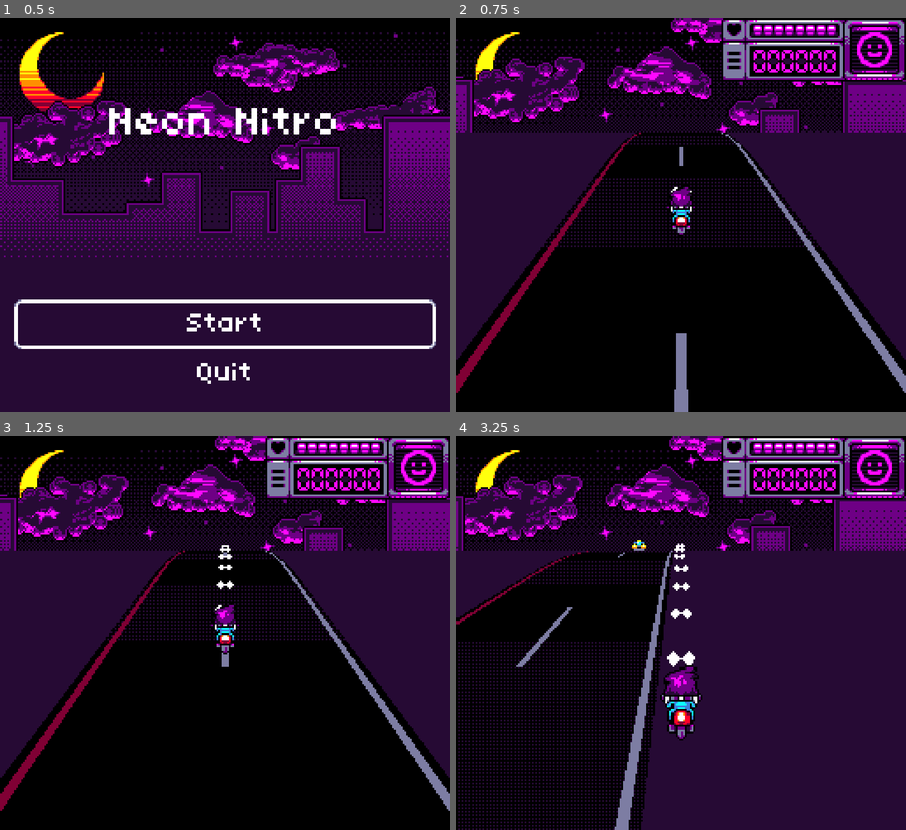
Above: before the commit, frames 1-4 (two rows, left to right).
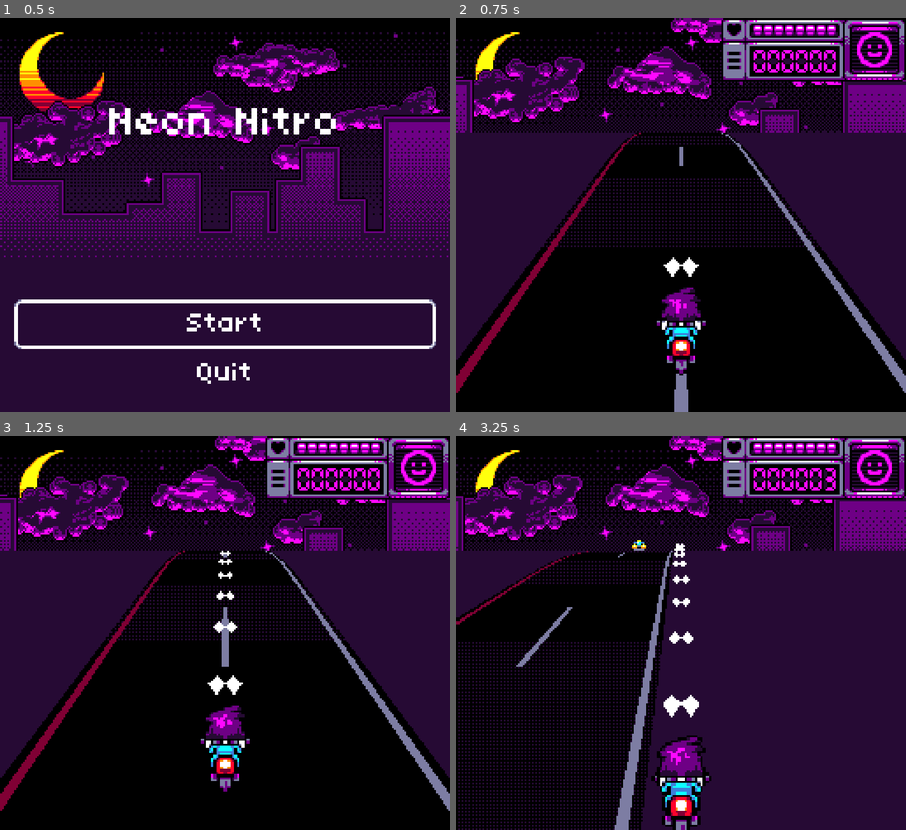
Above: after the commit, the same moments.

Repository: many-hats-team/lospecjam2
Game: Godot game, scene res://scenes/main.tscn
Two runs of this game, one before a commit and one after it. Both use one fixed random seed, a clock stepped at 60 frames per second and the inputs below.
Inputs:
- Up to frame 1 (0.5 s): no input
- Up to frame 2 (0.75 s): click "Start" at 0.5 s
- Up to frame 3 (1.25 s): no input
- Up to frame 4 (3.25 s): hold D (player_right) 1.28-2.03 s; hold S (player_down) 2.03-2.78 s; hold D (player_right) from 2.78 s (still down)

Frame 1 is identical in both runs. In frame 2, 1.7% of the frame differs, in the area x 44-56%, y 42-91%; in frame 3, 1.9%; in frame 4, 3.6%, in the area x 1-84%, y 8-100%.

Commit message:
Add game win sequence

Diff:
--- a/project/scenes/game.tscn
+++ b/project/scenes/game.tscn
@@ -90,7 +90,7 @@
 parallax_path = NodePath("../../ParallaxBackground")
 
 [node name="Player" parent="MainLayer/World" instance=ExtResource("8_j03ps")]
-transform = Transform3D(1, 0, 0, 0, 1, 0, 0, 0, 1, 0, 0.237524, 0)
+transform = Transform3D(1, 0, 0, 0, 1, 0, 0, 0, 1, 0, 0.237524, 3)
 collision_mask = 37
 
 [node name="DirectionalLight3D" type="DirectionalLight3D" parent="MainLayer/World"]
--- a/project/scripts/components/enemy_spawner.gd
+++ b/project/scripts/components/enemy_spawner.gd
@@ -12,6 +12,7 @@
 func _ready() -> void:
 	assert(source_node)
 	timeout.connect(_on_timeout)
+	mgmt.boss_died.connect(stop)
 
 
 func _on_timeout() -> void:
--- a/project/scripts/game_manager.gd
+++ b/project/scripts/game_manager.gd
@@ -4,6 +4,9 @@
 signal quit_to_main_menu
 signal boss_health_changed(hp: int)
 signal boss_spawned
+signal boss_died
+signal game_over_win
+signal game_over_lose
 
 # Read-Only Signals: Below signals should only be emitted from this script
 signal paused
--- a/project/scripts/objects/boss.gd
+++ b/project/scripts/objects/boss.gd
@@ -66,6 +66,7 @@
 	mgmt.boss_health_changed.emit(stages.size() - stage)
 
 	if is_dead():
+		mgmt.boss_died.emit()
 		queue_free()
 	else:
 		var res := stages[stage]
--- a/project/scripts/objects/enemy.gd
+++ b/project/scripts/objects/enemy.gd
@@ -14,6 +14,8 @@
 	sprite.frame_start = posmod(randi(), 5) * 4
 	sprite.frame_end = sprite.frame_start + 1
 
+	mgmt.boss_died.connect(_on_death)
+
 
 func _physics_process(_delta: float) -> void:
 	move_and_slide()
--- a/project/scripts/objects/player.gd
+++ b/project/scripts/objects/player.gd
@@ -14,6 +14,10 @@
 const RECOVER_DURATION_S := 1.0
 const IFRAME_DURATION_S := 2.0
 
+const WIN_DELAY_S := 1.0
+const WIN_POSITION_Z := -50.0
+const WIN_DURATION_S := 5.0
+
 @export var image_center: Image
 @export var image_left: Image
 @export var image_right: Image
@@ -27,6 +31,7 @@
 
 var is_input_enabled := true
 var is_in_hit_animation := false
+var is_game_over := false
 
 func _ready() -> void:
 	assert(sprite)
@@ -35,13 +40,15 @@
 	mgmt.set_player(self)
 	sprite.texture = texture_center
 
+	mgmt.boss_died.connect(_on_boss_died)
+
 
 func get_input_vector() -> Vector2:
 	return Input.get_vector("player_left", "player_right", "player_up", "player_down")
 
 
 func _physics_process(delta: float) -> void:
-	if is_input_enabled:
+	if is_input_enabled and not is_game_over:
 		var target_velocity := get_input_vector() * MOVE_INPUT_SCALE
 		var weight = pow(MOVE_LERP_BASE, delta * MOVE_LERP_SCALE)
 		velocity.x = lerpf(target_velocity.x, velocity.x, weight)
@@ -58,7 +65,7 @@
 
 
 func _on_hit() -> void:
-	if is_in_hit_animation:
+	if is_in_hit_animation or is_game_over:
 		return
 
 	mgmt.add_life(-1)
@@ -99,3 +106,29 @@
 	await sprite.blink(IFRAME_DURATION_S)
 
 	is_in_hit_animation = false
+
+
+func _on_boss_died() -> void:
+	is_game_over = true
+
+	sprite.texture = texture_center
+
+	# disable collision
+	collision_mask = 0
+	collision_layer = 0
+
+	# wait until any hit animation is done
+	while is_in_hit_animation:
+		await get_tree().process_frame
+
+	await get_tree().create_timer(WIN_DELAY_S).timeout
+
+	await create_tween()\
+		.tween_property(self, "position:z", WIN_POSITION_Z, WIN_DURATION_S)\
+		.set_ease(Tween.EASE_IN)\
+		.set_trans(Tween.TRANS_LINEAR)\
+		.finished
+
+	mgmt.game_over_win.emit()
+
+	print("You win")
--- a/project/scripts/objects/weapon.gd
+++ b/project/scripts/objects/weapon.gd
@@ -25,6 +25,12 @@
 	assert(burst_timer)
 	weapon = weapon
 
+	mgmt.boss_died.connect(_disable_weapons)
+
+
+func _disable_weapons() -> void:
+	reload_timer.stop()
+	burst_timer.stop()
 
 
 func _on_timer_timeout() -> void:
--- a/project/scripts/ui/boss_ui.gd
+++ b/project/scripts/ui/boss_ui.gd
@@ -15,12 +15,9 @@
 
 func _ready() -> void:
 	visible = false
-	mgmt.boss_spawned.connect(_on_spawned)
+	mgmt.boss_spawned.connect(show)
+	mgmt.boss_died.connect(hide)
 	mgmt.boss_health_changed.connect(_on_health_changed)
-
-
-func _on_spawned() -> void:
-	visible = true
 
 
 func _on_health_changed(hp: int) -> void:
